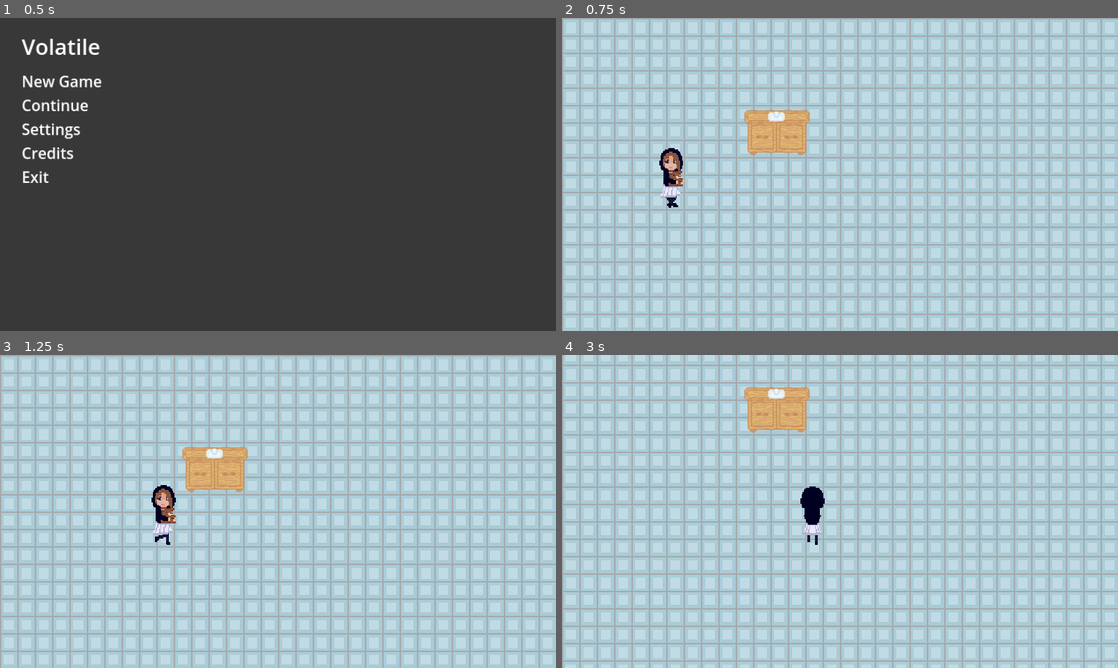
Above: before the commit, frames 1-4 (two rows, left to right).
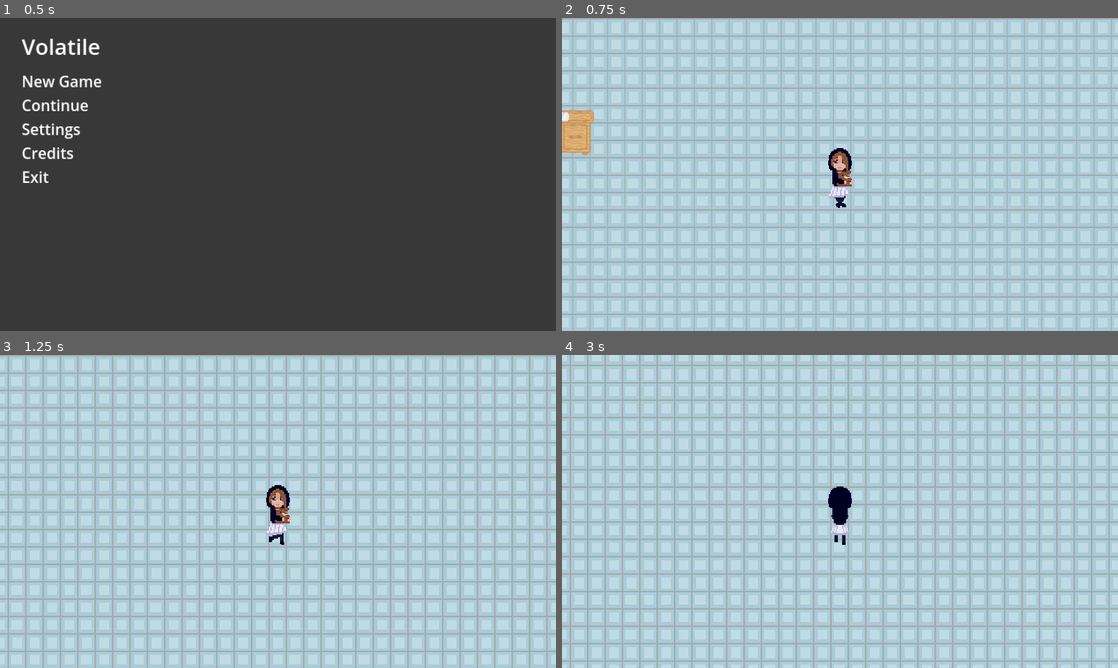
Above: after the commit, the same moments.

Repository: ioannoid/volatile-game-jam
Game: Godot game, scene res://main.tscn
Same seed, same stepped clock (60 frames per second), same inputs: the game is played once before the commit and once after it.
Inputs (mouse positions are in pixels of both pictures, inside the frame that each line leads up to):
- Up to frame 1 (0.5 s): no input
- Up to frame 2 (0.75 s): tap Enter at 0.5 s; move the mouse to (623, 80) at 0.52 s; hold D (move_right) from 0.53 s (still down); hold E (Interact) from 0.53 s (still down); click (623, 80) at 0.67 s
- Up to frame 3 (1.25 s): keep holding D (move_right); keep holding E (Interact)
- Up to frame 4 (3 s): move the mouse to (728, 527) at 1.27 s; release D (move_right) at 1.28 s; release E (Interact) at 1.28 s; hold S (move_down) 1.28-2.03 s; tap E (Interact) at 1.35, 2.85 s; move the mouse to (895, 442) at 2.02 s; hold D (move_right) 2.03-2.78 s; hold E (Interact) 2.03-2.78 s; move the mouse to (812, 574) at 2.77 s; hold W (move_up) from 2.78 s (still down); click (812, 574) at 2.92 s

Frame 1 is identical in both runs. In frame 2, 27% of the frame differs, in the area x 0-100%, y 0-100%; in frame 3, 31%; in frame 4, 30%.

Commit message:
Most recent

Diff:
--- a/game/girl.gd
+++ b/game/girl.gd
@@ -5,7 +5,7 @@
 var stopped := false
 # Called when the node enters the scene tree for the first time.
 func _ready():
-	position.x = -354
+	position.x = 0
 	position.y = 0
 
 func start(pos):
